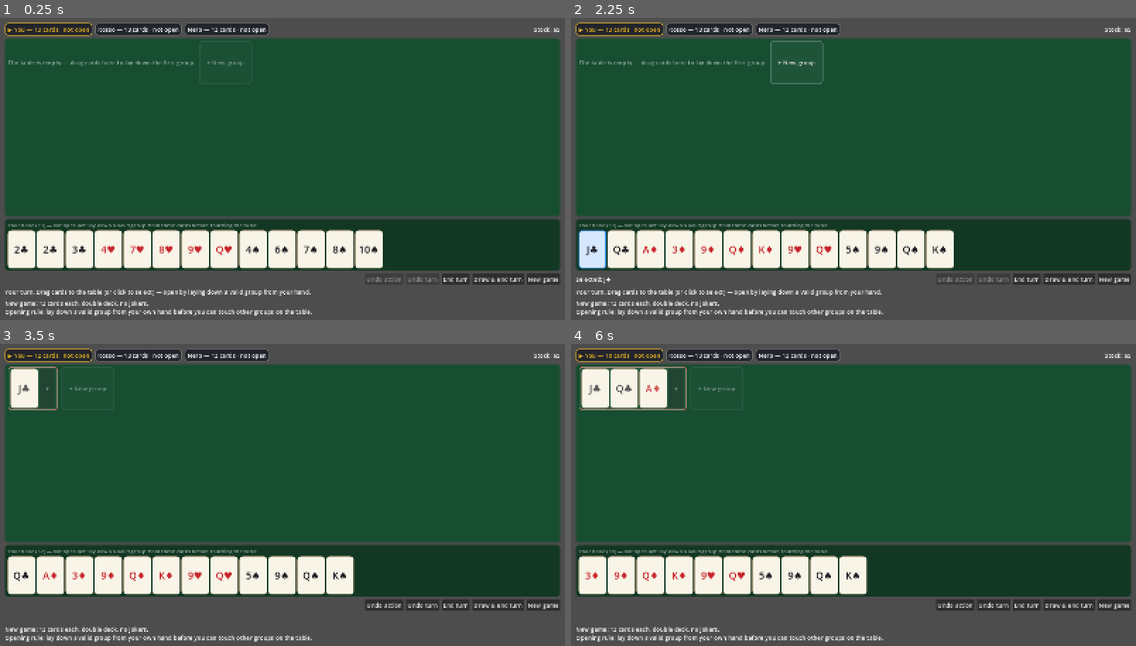
Above: before the commit, frames 1-4 (two rows, left to right).
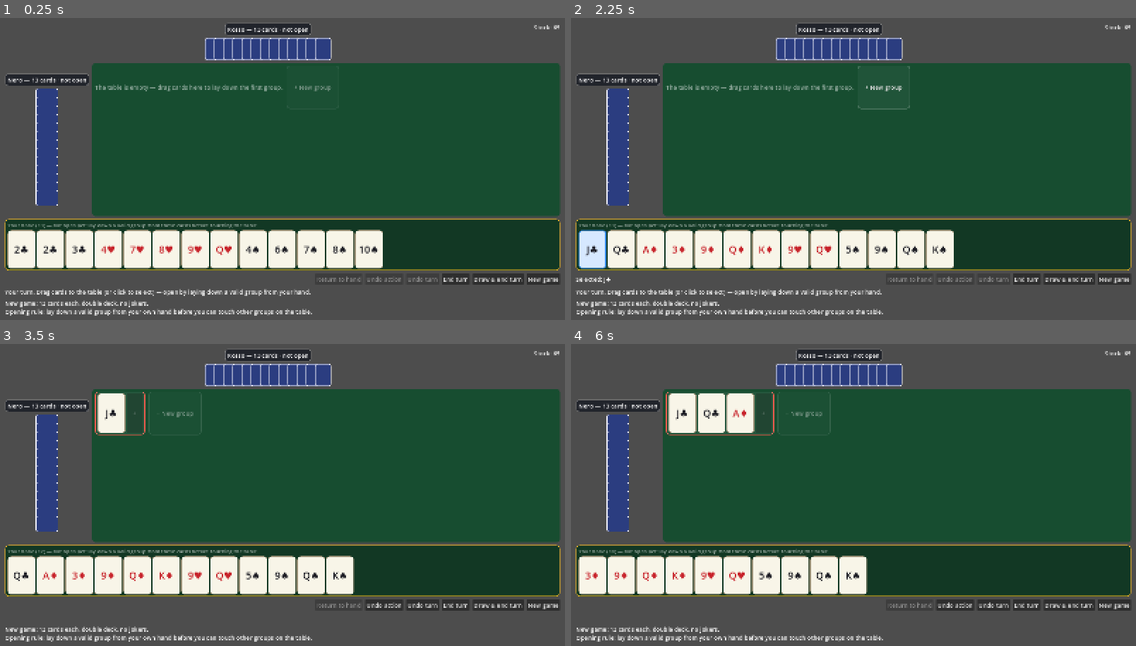
Above: after the commit, the same moments.

Repository: batsling/Machiavelli-Roguelike
Game: Godot game, scene res://scenes/main.tscn
The game is run twice, just before and just after one commit, with the same random seed, the same clock (stepped at 60 frames per second) and the same inputs.
Inputs:
- Up to frame 1 (0.25 s): no input
- Up to frame 2 (2.25 s): click "New game" at 0.5 s; click "New game" at 1.25 s; click "J♣" at 2 s
- Up to frame 3 (3.5 s): click "+ New group" at 2.75 s
- Up to frame 4 (6 s): click "Q♣" at 3.5 s; click "+" at 4.25 s; click "A♦" at 5 s; click "+" at 5.75 s

The runs differ from the first frame. In frame 1, 20% of the frame differs, in the area x 0-100%, y 1-88%; in frame 2, 20%; in frame 3, 20%; in frame 4, 21%.

Commit message:
Opponent seats with card backs, flying enemy moves, return-to-hand
- Seat opponents around the felt showing the backs of their cards: the
  first enemy directly opposite the player, the second on the left, and
  a fourth player (when one exists) on the right (max 4 seats). Backs
  overlap more as a hand grows so every seat stays within a fixed
  footprint on screen.
- Animate enemy turns: each card an enemy plays flies from where it was
  (their hidden hand or its previous spot on the table) to where it
  lands, on a mouse-transparent overlay, before the gold highlight
  settles in.
- Let the player take cards they laid down this turn back into their
  hand: drag them onto the hand panel or select them and press the new
  "Return to hand" button. Engine-side, GameManager gains
  can_return_to_hand()/return_cards_to_hand(), which only accept cards
  from the turn-start hand snapshot, so table cards still can never
  enter the hand. Cards in groups staged from the player's own hand now
  stay interactive before opening, so a mis-staged group can always be
  taken back.
- Gold-outline the hand panel on the player's turn (the per-player top
  bar is replaced by the seat chips).
- Extend the headless smoke test with a return-to-hand engine check.

Co-Authored-By: Claude Fable 5 <noreply@anthropic.com>
Claude-Session: https://claude.ai/code/session_01DxikBfRJbhTLz8viRhsbij

Diff:
--- a/scripts/game_manager.gd
+++ b/scripts/game_manager.gd
@@ -25,7 +25,8 @@
 ## legal-checked at commit_turn(). This mirrors how the physical game is
 ## played — shuffle the table as much as you like, it just has to be clean
 ## when you take your hand off it. Each staged move is also snapshotted, so
-## undo_action() can take back one move at a time.
+## undo_action() can take back one move at a time, and cards played from the
+## hand this turn can be taken back individually (return_cards_to_hand).
 
 signal turn_started(player: PlayerState)
 signal board_changed
@@ -127,6 +128,36 @@
 func cards_played_this_turn() -> int:
 	return _hand_snapshot.size() - current_player().hand.size()
 
+## True when every given card is one the current player laid down from hand
+## this turn (still in the turn-start snapshot but no longer in the hand) —
+## i.e. the whole batch may legally go back into the hand.
+func can_return_to_hand(cards_to_return: Array[Card]) -> bool:
+	if cards_to_return.is_empty():
+		return false
+	var p := current_player()
+	for c in cards_to_return:
+		if p.hand.has(c) or not _hand_snapshot.has(c):
+			return false
+	return true
+
+## Take cards the current player laid down this turn back into their hand.
+## Cards that started the turn on the table stay put. Returns "" on success
+## or a human-readable reason the move is not allowed.
+func return_cards_to_hand(cards_to_return: Array[Card]) -> String:
+	if cards_to_return.is_empty():
+		return ""
+	if not can_return_to_hand(cards_to_return):
+		return "Only cards you played from your hand this turn " \
+			+ "can go back to your hand."
+	_push_undo()
+	var p := current_player()
+	for c in cards_to_return:
+		board.remove_card(c)
+		p.hand.append(c)
+	board.prune_empty()
+	board_changed.emit()
+	return ""
+
 # --- The opening rule --------------------------------------------------------
 
 ## True when the current player may rearrange the table: either they opened on
--- a/scripts/main_ui.gd
+++ b/scripts/main_ui.gd
@@ -2,38 +2,55 @@
 
 ## Playable UI for vanilla Machiavelli, built entirely in code so the scene
 ## file stays trivial.
+##
+## Table layout: you sit at the bottom; opponents sit around the table showing
+## the backs of their cards. The first enemy sits directly opposite you at the
+## top, the second on the left, and a fourth player (when one exists) sits on
+## the right — at most 4 seats in total. Backs overlap more as a hand grows so
+## every seat always fits on screen.
 ##
 ## How to play: on your turn, drag cards — from your hand AND from any group
 ## on the table (rearranging the table is the heart of the game). Drop them
 ## onto a group (or any card in it) to add them there, or onto empty felt /
-## the "+ New group" zone to start a fresh group. Clicking still works too:
-## click cards to select them (they lift and turn blue), then click a group's
-## "+" button or "+ New group". Dragging a selected card drags the whole
-## selection.
+## the "+ New group" zone to start a fresh group. Cards you laid down this
+## turn can be dragged back into your hand (or selected and sent back with
+## the "Return to hand" button). Clicking still works too: click cards to
+## select them (they lift and turn blue), then click a group's "+" button or
+## "+ New group". Dragging a selected card drags the whole selection.
 ##
 ## Opening rule: until you have laid down at least one valid group built only
 ## from your own hand, you cannot add to other groups or take cards from them
-## (table cards are greyed out). The same rule binds the AI players.
+## (table cards are greyed out — except cards you played this turn, which stay
+## movable so you can always take them back). The same rule binds the AI.
 ##
 ## The table only has to be valid when you press "End turn". "Undo action"
 ## takes back the last staged move; "Undo turn" puts the whole turn back. If
 ## you can't (or won't) play, "Draw & end turn".
 ##
 ## Enemy turns play out visibly: each move the AI makes is applied one at a
-## time with a pause, and every card it touched stays highlighted in gold
-## until the next enemy acts — so you can see exactly what was laid down or
-## taken from the table.
+## time, its cards fly from where they were (the enemy's hidden hand or their
+## previous spot on the table) to where they land, and every card the enemy
+## touched stays highlighted in gold until the next enemy acts.
 
 const AI_THINK_DELAY := 0.6
-const AI_MOVE_DELAY := 0.9
+const AI_MOVE_DELAY := 0.5
+const AI_ANIM_TIME := 0.45
 const RED_SUITS := ["hearts", "diamonds"]
 const DRAG_TYPE := "machiavelli_cards"
+
+## The UI seats at most this many players: you + up to 3 opponents.
+const MAX_PLAYERS := 4
 
 const CARD_SIZE := Vector2(78, 108)
 const CARD_FONT_SIZE := 28
 const ADD_BTN_SIZE := Vector2(44, 108)
 const NEW_GROUP_SIZE := Vector2(150, 124)
 const UI_FONT_SIZE := 17
+const BACK_SIZE_TOP := Vector2(46, 64)  # portrait backs for the seat opposite you
+const BACK_SIZE_SIDE := Vector2(64, 46)  # landscape backs for the left/right seats
+const BACKS_MAX_LEN_TOP := 560.0
+const BACKS_MAX_LEN_SIDE := 330.0
+const SIDE_SEAT_WIDTH := 130.0
 
 const COL_FELT := Color(0.09, 0.30, 0.19)
 const COL_FELT_DARK := Color(0.07, 0.22, 0.14)
@@ -41,6 +58,8 @@
 const COL_CARD_BORDER := Color(0.60, 0.56, 0.46)
 const COL_CARD_RED := Color(0.78, 0.13, 0.16)
 const COL_CARD_BLACK := Color(0.10, 0.10, 0.13)
+const COL_CARD_BACK := Color(0.17, 0.24, 0.50)
+const COL_CARD_BACK_EDGE := Color(0.93, 0.93, 0.97)
 const COL_SELECT := Color(0.20, 0.55, 0.95)
 const COL_SELECT_BG := Color(0.84, 0.91, 1.0)
 const COL_HILITE := Color(0.93, 0.72, 0.13)
@@ -57,20 +76,31 @@
 # Bumped on every new game so a suspended AI coroutine from the previous game
 # notices on resume and bails out instead of acting on the fresh state.
 var game_generation := 0
-
-var players_box: HBoxContainer
+# Card -> Button for every face-up card currently on screen; rebuilt on each
+# refresh so enemy-move animations can find source and destination positions.
+var card_nodes := {}
+# player_id -> the container of card backs for that opponent; rebuilt on each
+# refresh, used as the animation origin for cards played from a hidden hand.
+var opponent_backs := {}
+
+var seat_top: VBoxContainer
+var seat_left: VBoxContainer
+var seat_right: VBoxContainer
 var stock_label: Label
 var status_label: Label
 var log_box: RichTextLabel
 var board_flow: HFlowContainer
+var hand_panel: PanelContainer
 var hand_box: HFlowContainer
 var hand_title: Label
 var selection_label: Label
+var return_btn: Button
 var undo_action_btn: Button
 var reset_btn: Button
 var end_turn_btn: Button
 var draw_btn: Button
 var new_game_btn: Button
+var anim_layer: Control
 
 func _ready() -> void:
 	gm = GameManager.new()
@@ -87,6 +117,7 @@
 	selected.clear()
 	highlighted.clear()
 	ai_running = false
+	_clear_children(anim_layer)
 	gm.setup(["You", "Rosso", "Nero"])
 	log_box.clear()
 	_set_status("Your turn. Drag cards to the table (or click to select) — "
@@ -113,23 +144,39 @@
 	root.offset_bottom = -14
 	add_child(root)
 
-	# Top bar: player chips + stock count.
+	# Top row: the first enemy's seat, centered directly opposite you, with the
+	# stock count tucked into the corner.
 	var top_bar := HBoxContainer.new()
 	top_bar.add_theme_constant_override("separation", 8)
 	root.add_child(top_bar)
-	players_box = HBoxContainer.new()
-	players_box.add_theme_constant_override("separation", 8)
-	players_box.size_flags_horizontal = Control.SIZE_EXPAND_FILL
-	top_bar.add_child(players_box)
+	var top_pad_left := Control.new()
+	top_pad_left.size_flags_horizontal = Control.SIZE_EXPAND_FILL
+	top_bar.add_child(top_pad_left)
+	seat_top = _make_seat()
+	top_bar.add_child(seat_top)
+	var top_pad_right := Control.new()
+	top_pad_right.size_flags_horizontal = Control.SIZE_EXPAND_FILL
+	top_bar.add_child(top_pad_right)
 	stock_label = Label.new()
+	stock_label.size_flags_vertical = Control.SIZE_SHRINK_BEGIN
 	top_bar.add_child(stock_label)
+
+	# Middle row: left seat, the felt, right seat (hidden until a 4th player).
+	var mid_row := HBoxContainer.new()
+	mid_row.size_flags_vertical = Control.SIZE_EXPAND_FILL
+	mid_row.add_theme_constant_override("separation", 8)
+	root.add_child(mid_row)
+	seat_left = _make_seat()
+	seat_left.custom_minimum_size = Vector2(SIDE_SEAT_WIDTH, 0)
+	mid_row.add_child(seat_left)
 
 	# Table: green felt panel holding a flow of meld panels. The felt itself
 	# (panel, scroll area and flow) accepts drops to start a new group.
 	var table_panel := PanelContainer.new()
+	table_panel.size_flags_horizontal = Control.SIZE_EXPAND_FILL
 	table_panel.size_flags_vertical = Control.SIZE_EXPAND_FILL
 	table_panel.add_theme_stylebox_override("panel", _panel_style(COL_FELT, 10))
-	root.add_child(table_panel)
+	mid_row.add_child(table_panel)
 	var table_scroll := ScrollContainer.new()
 	table_scroll.horizontal_scroll_mode = ScrollContainer.SCROLL_MODE_DISABLED
 	table_panel.add_child(table_scroll)
@@ -143,9 +190,13 @@
 	for zone: Control in [table_panel, table_scroll, board_flow]:
 		zone.set_drag_forwarding(Callable(), _can_drop_new_group, _drop_new_group)
 
-	# Hand: darker felt panel at the bottom.
-	var hand_panel := PanelContainer.new()
-	hand_panel.add_theme_stylebox_override("panel", _panel_style(COL_FELT_DARK, 10))
+	seat_right = _make_seat()
+	seat_right.custom_minimum_size = Vector2(SIDE_SEAT_WIDTH, 0)
+	mid_row.add_child(seat_right)
+
+	# Hand: darker felt panel at the bottom. The whole panel accepts drops so
+	# cards played this turn can be dragged back into the hand.
+	hand_panel = PanelContainer.new()
 	root.add_child(hand_panel)
 	var hand_col := VBoxContainer.new()
 	hand_col.add_theme_constant_override("separation", 4)
@@ -158,6 +209,8 @@
 	hand_box.add_theme_constant_override("h_separation", 4)
 	hand_box.add_theme_constant_override("v_separation", 4)
 	hand_col.add_child(hand_box)
+	for zone: Control in [hand_panel, hand_col, hand_title, hand_box]:
+		zone.set_drag_forwarding(Callable(), _can_drop_on_hand, _drop_on_hand)
 
 	# Action row.
 	var actions := HBoxContainer.new()
@@ -167,6 +220,12 @@
 	selection_label = Label.new()
 	selection_label.size_flags_horizontal = Control.SIZE_EXPAND_FILL
 	actions.add_child(selection_label)
+
+	return_btn = Button.new()
+	return_btn.text = "Return to hand"
+	return_btn.tooltip_text = "Put the selected cards you played this turn back in your hand"
+	return_btn.pressed.connect(_on_return_pressed)
+	actions.add_child(return_btn)
 
 	undo_action_btn = Button.new()
 	undo_action_btn.text = "Undo action"
@@ -205,19 +264,50 @@
 	log_box.fit_content = false
 	root.add_child(log_box)
 
+	# Overlay for the flying-card animations; never intercepts the mouse.
+	anim_layer = Control.new()
+	anim_layer.set_anchors_preset(Control.PRESET_FULL_RECT)
+	anim_layer.mouse_filter = Control.MOUSE_FILTER_IGNORE
+	add_child(anim_layer)
+
+func _make_seat() -> VBoxContainer:
+	var seat := VBoxContainer.new()
+	seat.alignment = BoxContainer.ALIGNMENT_CENTER
+	seat.add_theme_constant_override("separation", 6)
+	return seat
+
 # --- Refresh ------------------------------------------------------------------
 
 func _refresh() -> void:
+	card_nodes.clear()
 	_prune_selection()
-	_refresh_players()
+	_refresh_seats()
 	_refresh_board()
 	_refresh_hand()
 	_refresh_buttons()
 
-func _refresh_players() -> void:
-	_clear_children(players_box)
-	for p in gm.players:
-		players_box.add_child(_make_player_chip(p))
+## Seat opponents around the table: players[1] opposite you, players[2] on the
+## left, players[3] on the right. Unused seats collapse.
+func _refresh_seats() -> void:
+	opponent_backs.clear()
+	var seats: Array = [seat_top, seat_left, seat_right]
+	var seated_players := mini(gm.players.size(), MAX_PLAYERS)
+	for i in seats.size():
+		var seat: VBoxContainer = seats[i]
+		_clear_children(seat)
+		var player_index := i + 1
+		if player_index >= seated_players:
+			seat.visible = false
+			continue
+		seat.visible = true
+		var p := gm.players[player_index]
+		var chip := _make_player_chip(p)
+		chip.size_flags_horizontal = Control.SIZE_SHRINK_CENTER
+		seat.add_child(chip)
+		var backs := _make_card_backs(p.hand.size(), i == 0)
+		backs.size_flags_horizontal = Control.SIZE_SHRINK_CENTER
+		seat.add_child(backs)
+		opponent_backs[p.player_id] = backs
 	stock_label.text = "Stock: %d" % gm.deck.size()
 
 func _make_player_chip(p: PlayerState) -> PanelContainer:
@@ -235,6 +325,39 @@
 		lbl.add_theme_color_override("font_color", COL_CHIP_ACTIVE)
 	chip.add_child(lbl)
 	return chip
+
+## A row (top seat) or column (side seats) of face-down cards. The overlap
+## tightens as the hand grows so the seat never exceeds a fixed footprint.
+func _make_card_backs(count: int, horizontal: bool) -> BoxContainer:
+	var box: BoxContainer
+	var back_size: Vector2
+	var max_len: float
+	if horizontal:
+		box = HBoxContainer.new()
+		back_size = BACK_SIZE_TOP
+		max_len = BACKS_MAX_LEN_TOP
+	else:
+		box = VBoxContainer.new()
+		back_size = BACK_SIZE_SIDE
+		max_len = BACKS_MAX_LEN_SIDE
+	var card_len := back_size.x if horizontal else back_size.y
+	if count > 1:
+		var step := minf(card_len * 0.55, (max_len - card_len) / (count - 1))
+		box.add_theme_constant_override("separation", int(step - card_len))
+	for _i in count:
+		box.add_child(_make_card_back(back_size))
+	return box
+
+func _make_card_back(back_size: Vector2) -> Panel:
+	var back := Panel.new()
+	back.custom_minimum_size = back_size
+	var sb := StyleBoxFlat.new()
+	sb.bg_color = COL_CARD_BACK
+	sb.border_color = COL_CARD_BACK_EDGE
+	sb.set_border_width_all(2)
+	sb.set_corner_radius_all(6)
+	back.add_theme_stylebox_override("panel", sb)
+	return back
 
 func _refresh_board() -> void:
 	_clear_children(board_flow)
@@ -301,6 +424,11 @@
 	return zone
 
 func _refresh_hand() -> void:
+	var sb := _panel_style(COL_FELT_DARK, 10)
+	if _is_human_turn():
+		sb.border_color = COL_CHIP_ACTIVE
+		sb.set_border_width_all(2)
+	hand_panel.add_theme_stylebox_override("panel", sb)
 	_clear_children(hand_box)
 	var hand := gm.players[0].hand
 	if gm.players[0].has_opened:
@@ -313,6 +441,7 @@
 
 func _refresh_buttons() -> void:
 	var human_turn := _is_human_turn()
+	return_btn.disabled = not human_turn or not gm.can_return_to_hand(selected)
 	undo_action_btn.disabled = not human_turn or not gm.can_undo_action()
 	reset_btn.disabled = not human_turn or not gm.can_undo_action()
 	end_turn_btn.disabled = not human_turn
@@ -329,7 +458,8 @@
 
 ## Card buttons are both click-to-select toggles and drag sources. Cards on the
 ## table (meld != null) are also drop targets for their own group, and are
-## greyed out until the player has opened.
+## greyed out until the player has opened; hand cards are drop targets for
+## returning played cards.
 func _make_card_button(c: Card, meld: CardSet = null) -> Button:
 	var on_board := meld != null
 	var b := Button.new()
@@ -337,7 +467,7 @@
 	b.text = c.label()
 	b.button_pressed = selected.has(c)
 	b.custom_minimum_size = CARD_SIZE
-	b.disabled = not _card_is_interactive(on_board)
+	b.disabled = not _card_is_interactive(meld)
 	if on_board and b.disabled and _is_human_turn():
 		b.tooltip_text = "Locked until you open — lay down a valid group " \
 			+ "from your own hand first."
@@ -372,7 +502,9 @@
 		b.set_drag_forwarding(_get_card_drag_data.bind(c, b),
 			_can_drop_on_meld.bind(meld), _drop_on_meld.bind(meld))
 	else:
-		b.set_drag_forwarding(_get_card_drag_data.bind(c, b), Callable(), Callable())
+		b.set_drag_forwarding(_get_card_drag_data.bind(c, b),
+			_can_drop_on_hand, _drop_on_hand)
+	card_nodes[c] = b
 	return b
 
 func _card_style(bg: Color, border: Color, width: int) -> StyleBoxFlat:
@@ -413,26 +545,35 @@
 	var in_hand := {}
 	for c in gm.players[0].hand:
 		in_hand[c] = true
-	var on_board := {}
-	for c in gm.board.all_cards():
-		on_board[c] = true
-	# Before opening, table cards can't be moved, so drop them from the
-	# selection too (e.g. after undoing the move that had opened the turn).
+	var meld_of := {}
+	for m in gm.board.melds:
+		for c in m.cards:
+			meld_of[c] = m
+	# Before opening, table cards can't be moved (groups staged from your own
+	# hand excepted), so drop them from the selection too (e.g. after undoing
+	# the move that had opened the turn).
 	var board_locked := _is_human_turn() and not gm.current_player_is_open()
 	for i in range(selected.size() - 1, -1, -1):
 		var c := selected[i]
 		if in_hand.has(c):
 			continue
-		if not on_board.has(c) or board_locked:
+		if not meld_of.has(c):
+			selected.remove_at(i)
+		elif board_locked and not gm.is_own_staged_meld(meld_of[c]):
 			selected.remove_at(i)
 
 func _is_human_turn() -> bool:
 	return not gm.is_game_over and not ai_running and gm.current_player() == gm.players[0]
 
-func _card_is_interactive(on_board: bool) -> bool:
+## Cards in your hand are always usable on your turn. Table cards unlock once
+## you have opened — except cards in a group staged from your own hand this
+## turn, which stay movable so they can always be taken back.
+func _card_is_interactive(meld: CardSet) -> bool:
 	if not _is_human_turn():
 		return false
-	return not on_board or gm.current_player_is_open()
+	if meld == null:
+		return true
+	return gm.current_player_is_open() or gm.is_own_staged_meld(meld)
 
 # --- Drag and drop ---------------------------------------------------------------
 
@@ -485,6 +626,12 @@
 func _drop_new_group(_at_position: Vector2, data: Variant) -> void:
 	_stage_move(_drag_cards(data), null)
 
+func _can_drop_on_hand(_at_position: Vector2, data: Variant) -> bool:
+	return _is_human_turn() and gm.can_return_to_hand(_drag_cards(data))
+
+func _drop_on_hand(_at_position: Vector2, data: Variant) -> void:
+	_return_to_hand(_drag_cards(data))
+
 # --- Input handlers -----------------------------------------------------------
 
 ## Stage a move through the engine (meld == null starts a new group) and show
@@ -501,6 +648,15 @@
 	_set_status(err)
 	_refresh()
 
+## Send cards the player laid down this turn back into their hand.
+func _return_to_hand(cards: Array[Card]) -> void:
+	if cards.is_empty():
+		return
+	var err := gm.return_cards_to_hand(cards)
+	selected.clear()
+	_set_status(err)
+	_refresh()
+
 func _on_card_toggled(pressed: bool, c: Card) -> void:
 	if pressed:
 		if not selected.has(c):
@@ -514,6 +670,9 @@
 
 func _on_add_to_meld_pressed(meld: CardSet) -> void:
 	_stage_move(selected.duplicate(), meld)
+
+func _on_return_pressed() -> void:
+	_return_to_hand(selected.duplicate())
 
 func _on_undo_action_pressed() -> void:
 	selected.clear()
@@ -568,9 +727,9 @@
 # --- AI driving ----------------------------------------------------------------
 
 ## Play out every queued enemy turn, one visible move at a time. Each move is
-## staged through the same engine calls the human uses, refreshed on screen,
-## and its cards highlighted in gold; the highlight persists until the next
-## enemy starts acting (or a new game begins).
+## staged through the same engine calls the human uses, its cards fly on
+## screen from where they were to where they land, and stay highlighted in
+## gold until the next enemy starts acting (or a new game begins).
 func _run_ai_turns() -> void:
 	if ai_running or gm.is_game_over:
 		return
@@ -590,12 +749,17 @@
 			var move: Dictionary = GreedyAI.plan_move(gm)
 			if move.is_empty():
 				break
+			var moved: Array[Card] = move["cards"]
+			var sources := _capture_card_positions(enemy, moved)
 			GreedyAI.apply_move(gm, move)
 			played_any = true
-			for c in move["cards"]:
+			for c in moved:
 				highlighted[c] = true
 			_log("%s %s." % [enemy.display_name, move["text"]])
 			_refresh()
+			await _animate_cards(moved, sources)
+			if gen != game_generation:
+				return
 			await get_tree().create_timer(AI_MOVE_DELAY).timeout
 			if gen != game_generation:
 				return
@@ -613,6 +777,74 @@
 			+ "or click to select, then use the + buttons.")
 	_refresh()
 
+# --- Enemy move animation --------------------------------------------------------
+
+## Where each card is on screen right now: face-up cards report their button's
+## position, cards still hidden in an enemy hand report the middle of that
+## enemy's card backs. Must be called before the move is applied/refreshed.
+func _capture_card_positions(enemy: PlayerState, cards: Array[Card]) -> Dictionary:
+	var out := {}
+	for c in cards:
+		var node: Control = card_nodes.get(c)
+		if node != null and is_instance_valid(node):
+			out[c] = node.global_position
+		else:
+			out[c] = _enemy_hand_origin(enemy)
+	return out
+
+func _enemy_hand_origin(enemy: PlayerState) -> Vector2:
+	var backs: Control = opponent_backs.get(enemy.player_id)
+	if backs != null and is_instance_valid(backs):
+		return backs.get_global_rect().get_center() - CARD_SIZE / 2.0
+	return get_global_rect().get_center() - CARD_SIZE / 2.0
+
+## Fly card faces from `sources` (Card -> screen position) to wherever the
+## cards sit after the last refresh. Each destination button is hidden while
+## its card is in flight, then revealed when the flight lands.
+func _animate_cards(cards: Array[Card], sources: Dictionary) -> void:
+	# The freshly rebuilt containers need a frame or two to lay out before
+	# destination positions are meaningful.
+	await get_tree().process_frame
+	await get_tree().process_frame
+	var last_tween: Tween = null
+	for c in cards:
+		var dest: Control = card_nodes.get(c)
+		if dest == null or not is_instance_valid(dest) or not sources.has(c):
+			continue
+		var proxy := _make_card_face(c)
+		anim_layer.add_child(proxy)
+		proxy.global_position = sources[c]
+		dest.modulate.a = 0.0
+		var tw := proxy.create_tween()
+		tw.set_ease(Tween.EASE_OUT).set_trans(Tween.TRANS_CUBIC)
+		tw.tween_property(proxy, "global_position", dest.global_position, AI_ANIM_TIME)
+		tw.tween_callback(func() -> void:
+			if is_instance_valid(dest):
+				dest.modulate.a = 1.0
+			proxy.queue_free())
+		last_tween = tw
+	if last_tween != null:
+		await last_tween.finished
+
+## A non-interactive card face used as an animation proxy; styled like the
+## gold highlight the card will carry once it lands.
+func _make_card_face(c: Card) -> Control:
+	var face := PanelContainer.new()
+	face.custom_minimum_size = CARD_SIZE
+	face.size = CARD_SIZE
+	face.mouse_filter = Control.MOUSE_FILTER_IGNORE
+	face.add_theme_stylebox_override("panel", _card_style(COL_HILITE_BG, COL_HILITE, 3))
+	var lbl := Label.new()
+	lbl.text = c.label()
+	lbl.horizontal_alignment = HORIZONTAL_ALIGNMENT_CENTER
+	lbl.vertical_alignment = VERTICAL_ALIGNMENT_CENTER
+	lbl.add_theme_font_size_override("font_size", CARD_FONT_SIZE)
+	lbl.add_theme_color_override("font_color",
+		COL_CARD_RED if RED_SUITS.has(c.suit) else COL_CARD_BLACK)
+	lbl.mouse_filter = Control.MOUSE_FILTER_IGNORE
+	face.add_child(lbl)
+	return face
+
 # --- Misc ----------------------------------------------------------------------
 
 func _set_status(msg: String) -> void:
--- a/tests/smoke_test.gd
+++ b/tests/smoke_test.gd
@@ -12,6 +12,8 @@
 
 func _init() -> void:
 	var failures := 0
+	if not _test_return_to_hand():
+		failures += 1
 	for seed_value in GAMES:
 		if not _play_game(seed_value):
 			failures += 1
@@ -21,6 +23,37 @@
 	else:
 		printerr("SMOKE TEST FAILED: %d/%d games had problems" % [failures, GAMES])
 		quit(1)
+
+## Cards staged from the hand this turn can be taken back into the hand;
+## cards still in the hand (or never played) cannot be "returned".
+func _test_return_to_hand() -> bool:
+	var gm := GameManager.new()
+	var ok := true
+	gm.setup(["P0", "P1"], 13, 3)
+	var p := gm.current_player()
+	var played: Array[Card] = [p.hand[0], p.hand[1]]
+	if gm.move_cards_to_new_meld(played) != "":
+		printerr("return test: staging own hand cards was rejected")
+		ok = false
+	elif not gm.can_return_to_hand(played):
+		printerr("return test: staged cards not returnable")
+		ok = false
+	elif gm.return_cards_to_hand(played) != "":
+		printerr("return test: returning staged cards was rejected")
+		ok = false
+	elif p.hand.size() != 13 or not p.hand.has(played[0]) or not p.hand.has(played[1]):
+		printerr("return test: hand not restored after return")
+		ok = false
+	elif not gm.board.melds.is_empty():
+		printerr("return test: emptied meld not pruned from the board")
+		ok = false
+	elif gm.can_return_to_hand(played):
+		printerr("return test: cards already in hand reported returnable")
+		ok = false
+	gm.free()
+	if ok:
+		print("return-to-hand test OK")
+	return ok
 
 func _play_game(seed_value: int) -> bool:
 	var gm := GameManager.new()
Not shown, changed: README.md
